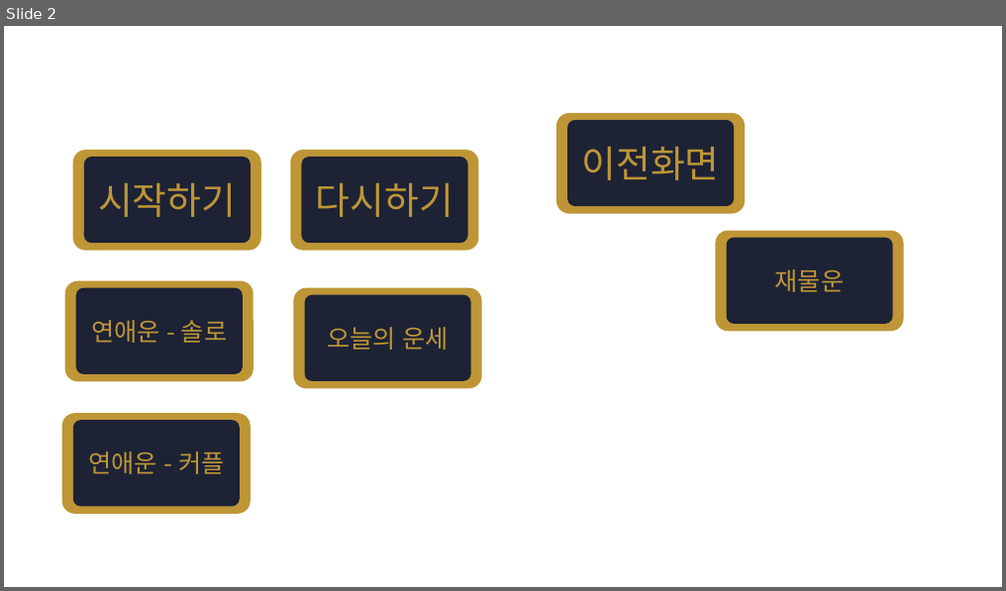
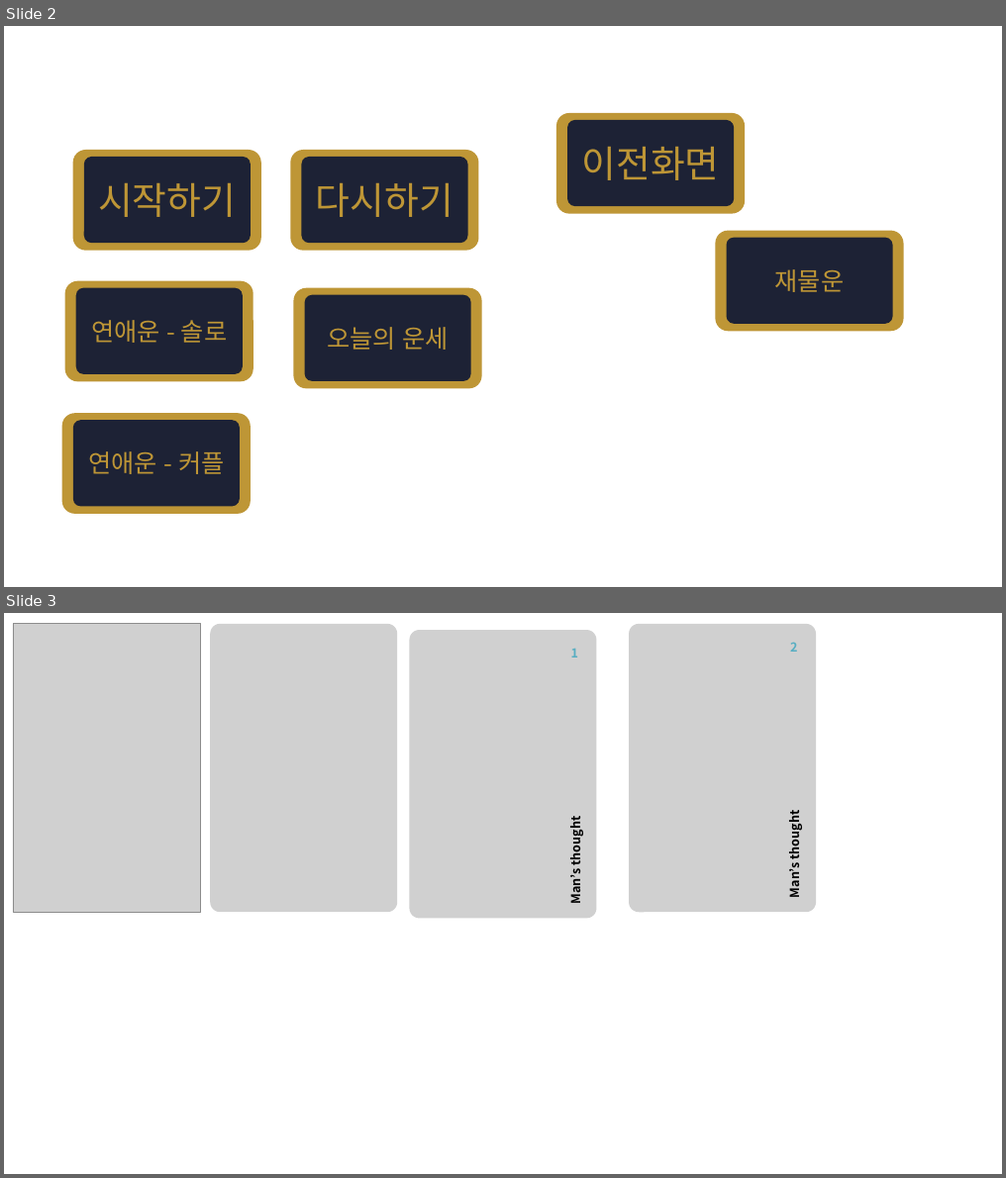
Before and after one commit to kpreference/tarrot_horoscope_belline, a slide deck: 그림파일.pptx. Shown one above the other, each under a label of ours: slide 2 before the commit, slides 2 and 3 after it. The pictures are 1006x591 and 1006x1178 pixels, drawn with LibreOffice and Linux fonts; fonts in the diff are those of the drawing; grey boxes stand for pictures. Boxes give left, top, right and bottom in pixels: in the first picture for what was removed or moved away, otherwise in the second. Text is boxed around its words. In the diff, an @@ line names an element or a change of style, - is before the commit and + after.

```diff
--- a/그림파일.pptx
+++ b/그림파일.pptx
@@ slide 3 added at (4,613,1002,1174), background #FFFFFF @@
@@ picture added at (13,624,200,912) @@
@@ picture added at (210,624,397,912) @@
@@ picture added at (410,630,597,919) @@
@@ picture added at (629,624,816,912) @@
@@ text added at (790,642,797,652), 12 pt, text #58AEC2, bold @@
+2
@@ text added at (571,648,578,658), 12 pt, text #58AEC2, bold @@
+1
@@ text added at (785,816,803,897), 12 pt, text #000000, bold @@
+Man’s thought
@@ text added at (566,822,584,903), 12 pt, text #000000, bold @@
+Man’s thought
```
Also in this commit, not shown: 1 slide removed, 5 other files.
